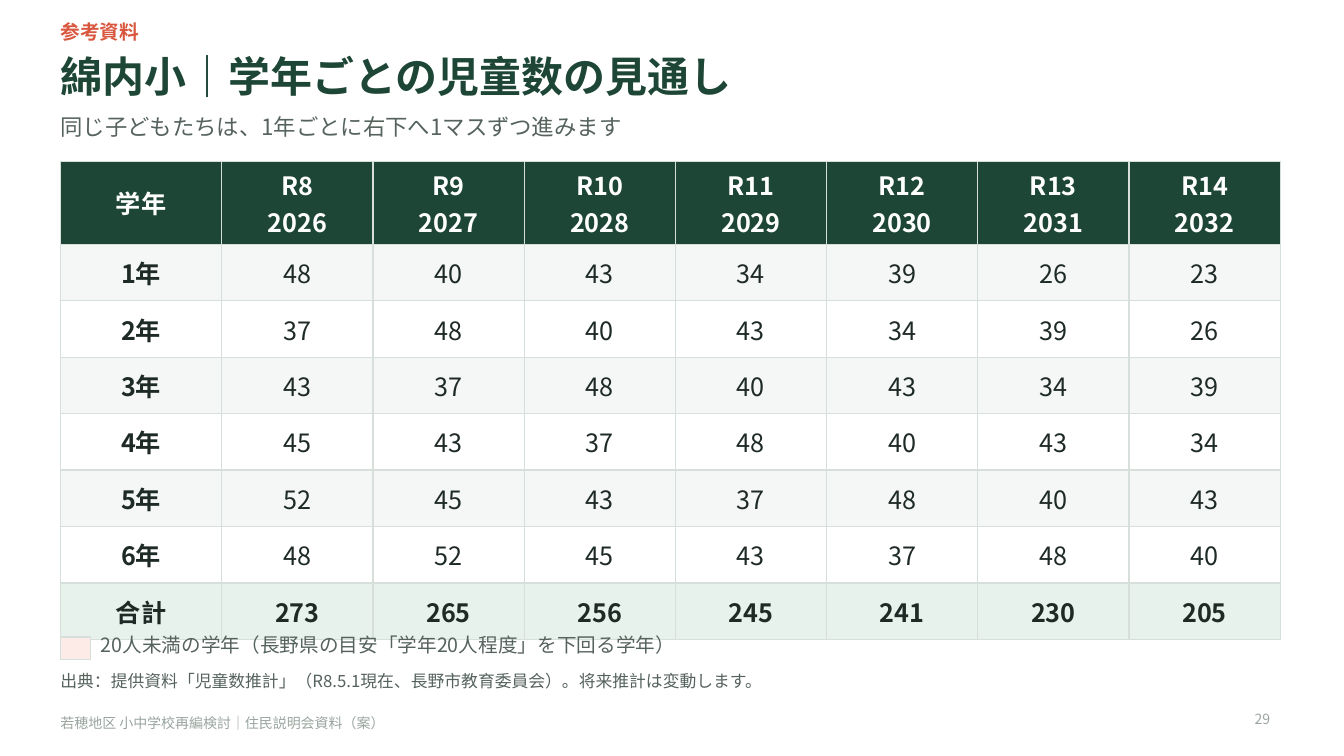
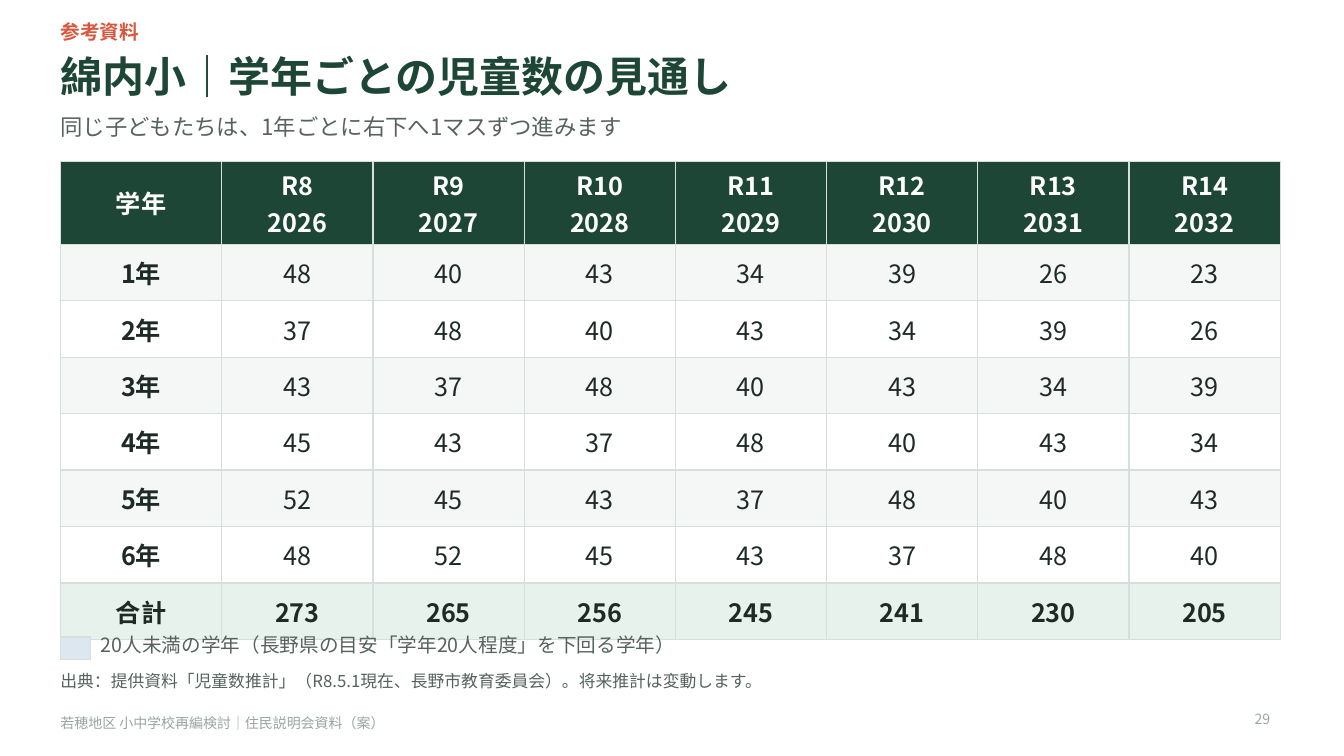
Before and after one commit to Masaki12008/GS, a slide deck: slide 29 of output/若穂地区_住民説明会資料.pptx. Drawn at 1344x756 pixels with LibreOffice and Linux fonts; fonts in the diff are those of the drawing. Boxes give left, top, right and bottom in pixels: in the first picture for what was removed or moved away, otherwise in the second. Text is boxed around its words. In the diff, an @@ line names an element or a change of style, - is before the commit and + after.

```diff
--- a/output/若穂地区_住民説明会資料.pptx
+++ b/output/若穂地区_住民説明会資料.pptx
@@ rectangle at (60,637,91,659): fill #FCEBE6 to #DDE7EF @@
```
Also in this commit, not shown: 8 other slides changed, 11 other files.
